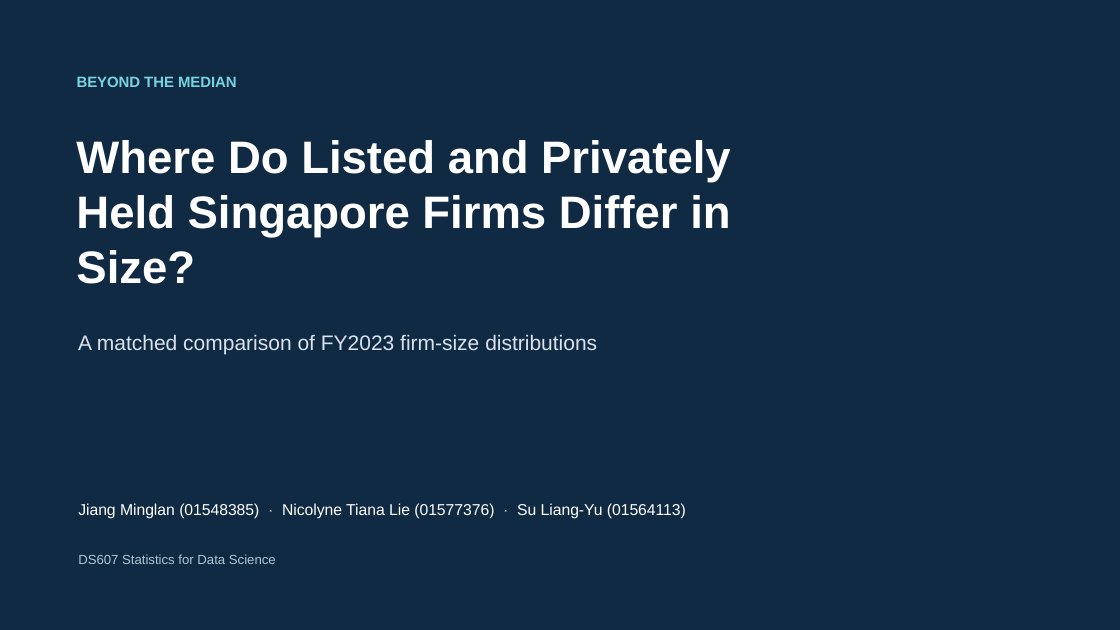
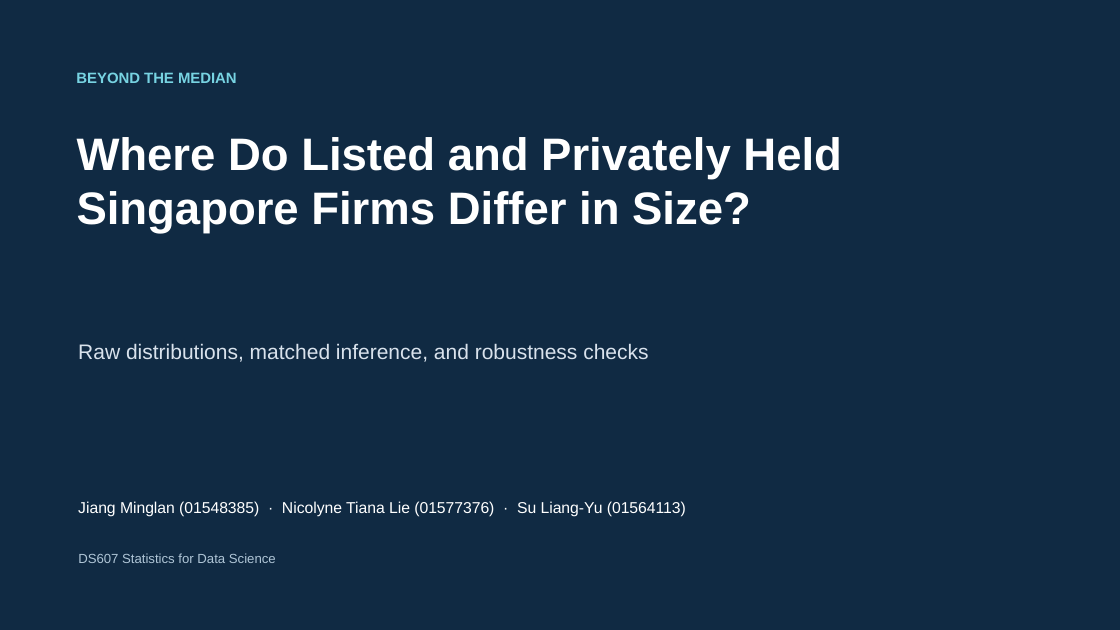
Before and after one commit to mljiang2026-oss/ds607-singapore-firm-size, a slide deck: slide 1 of outputs/presentation/DS607_GP_01548385_slides.pptx. Drawn at 1120x630 pixels with LibreOffice and Linux fonts; fonts in the diff are those of the drawing. Boxes give left, top, right and bottom in pixels: in the first picture for what was removed or moved away, otherwise in the second. Text is boxed around its words. In the diff, an @@ line names an element or a change of style, - is before the commit and + after.

```diff
--- a/outputs/presentation/DS607_GP_01548385_slides.pptx
+++ b/outputs/presentation/DS607_GP_01548385_slides.pptx
@@ text "BEYOND THE MEDIAN": place and size @@
-text "BEYOND THE MEDIAN" at [77,76,237,87]
+text "BEYOND THE MEDIAN" at [76,72,237,83]
@@ text "Where Do Listed and Privately ..." rewrapped from [76,140,731,284] to [77,137,842,234] @@
@@ text at [78,343,648,362]: text changed @@
-A matched comparison of FY2023 firm-size distributions
+Raw distributions, matched inference, and robustness checks
```
Also in this commit, not shown: 2 other slides changed, 9 slides added, 7 slides removed, 1 other file.
